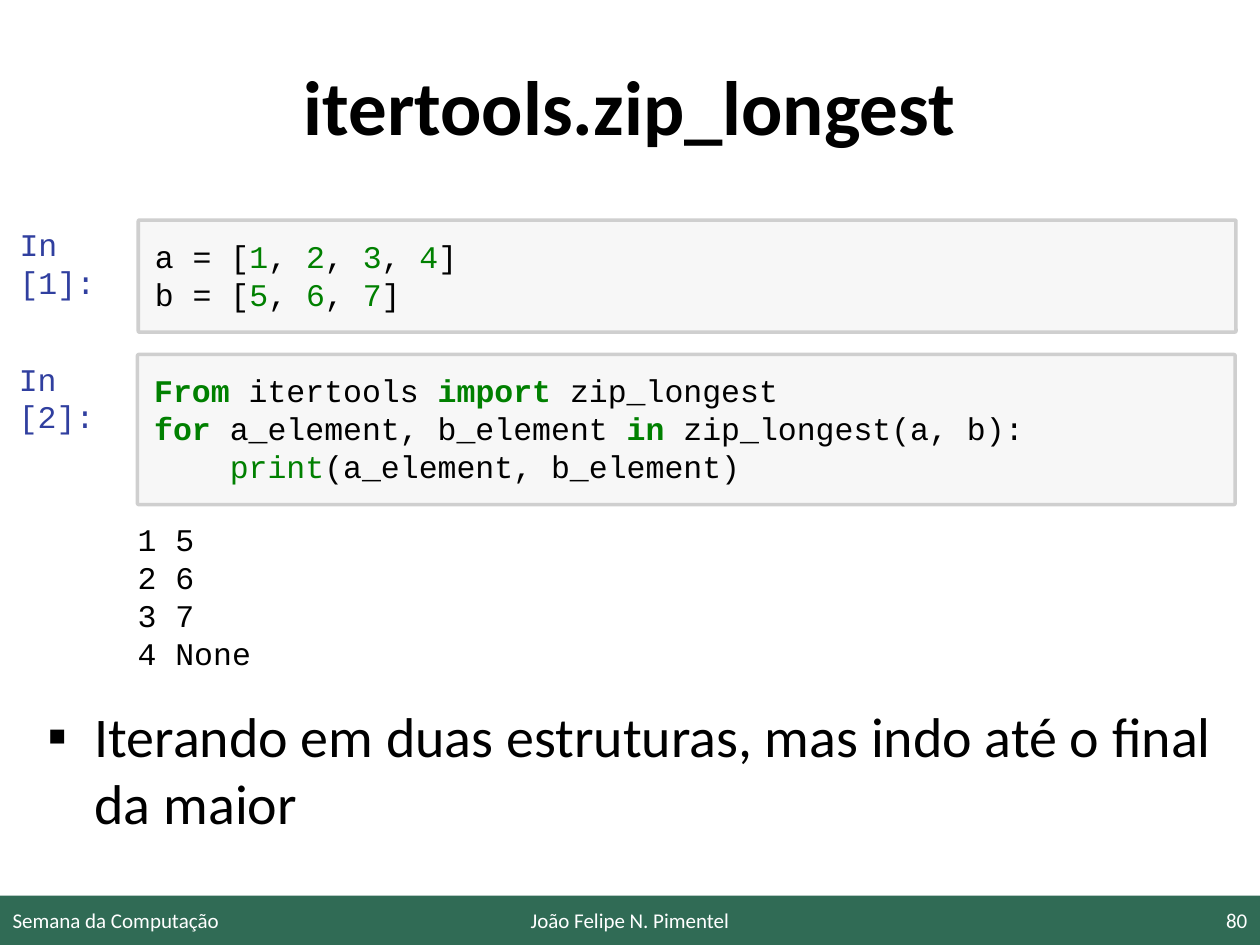
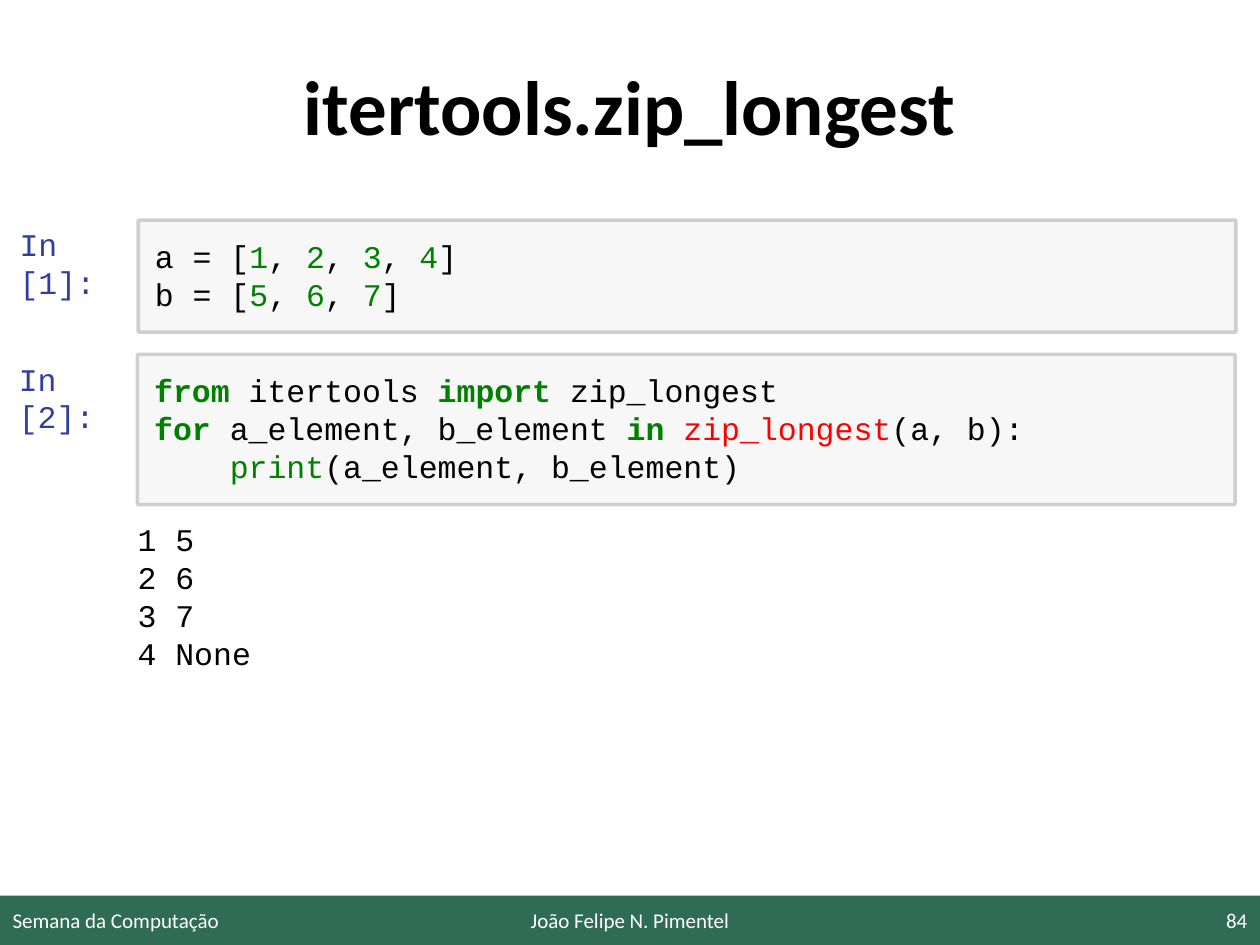
Before and after one commit to JoaoFelipe/presentations, a slide deck: slide 84 of 20191017_SC_UFF/umalinha.pptx (slide 80 before the commit). Drawn at 1260x945 pixels with LibreOffice and Linux fonts; fonts in the diff are those of the drawing; background and template pictures are left out. Boxes give left, top, right and bottom in pixels: in the first picture for what was removed or moved away, otherwise in the second. Text is boxed around its words. In the diff, an @@ line names an element or a change of style, - is before the commit and + after.

```diff
--- a/20191017_SC_UFF/umalinha.pptx
+++ b/20191017_SC_UFF/umalinha.pptx
@@ text in rounded rectangle at <box>154,379,778,409</box>: text changed @@
-From itertools import zip_longest
+from itertools import zip_longest
@@ text in rounded rectangle at <box>154,417,1024,447</box>: text colour #000000 to #FF0000 in "zip_longest(a," @@
@@ text removed at <box>95,718,1211,825</box> @@
-▪ Iterando em duas estruturas, mas indo até o final da maior
@@ page number at <box>1226,913,1247,928</box>: text changed @@
-80
+84
```
Also in this commit, not shown: 45 other slides changed, 16 slides added, 2 slides removed, 2 other files.
